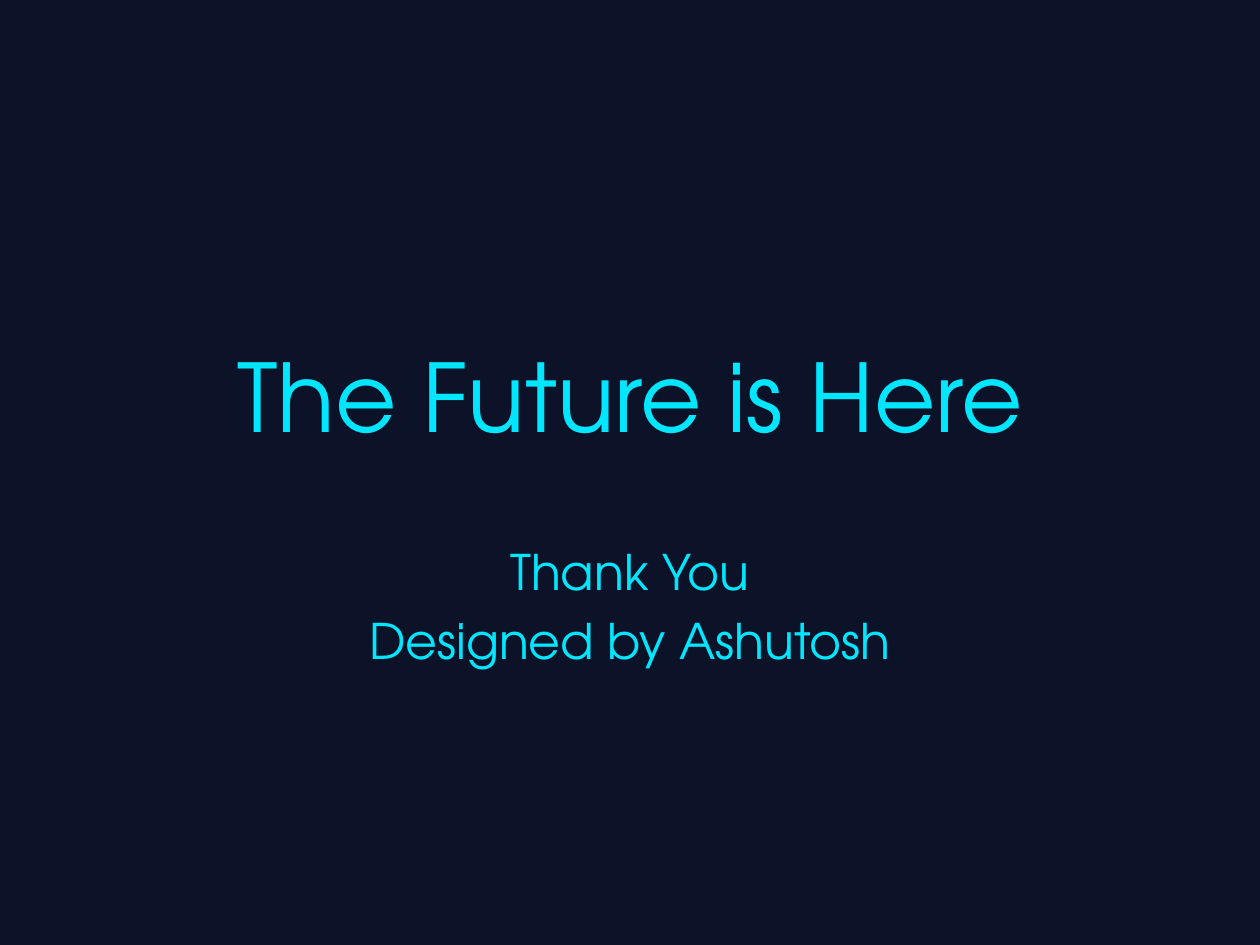
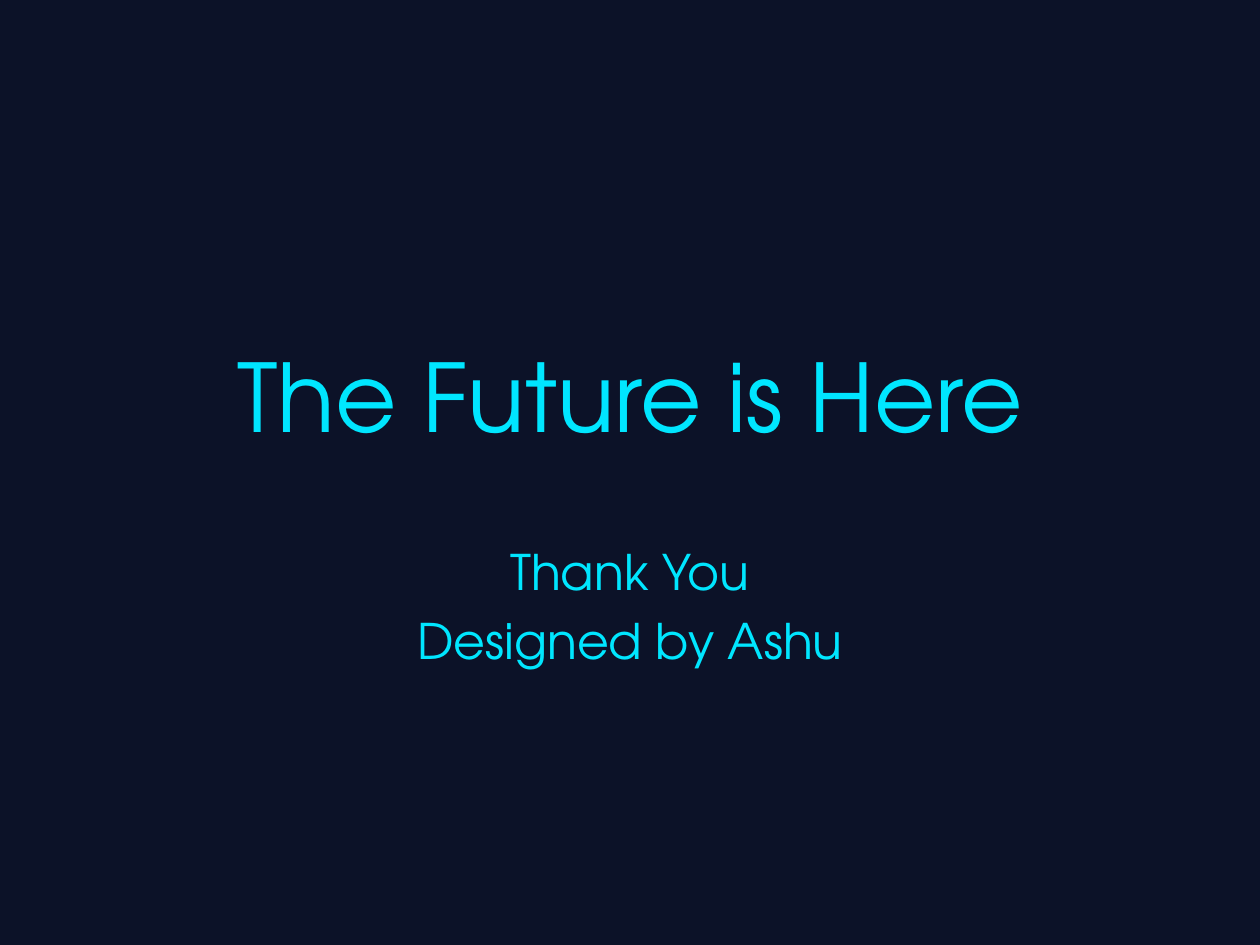
Before and after one commit to adoreashu/Brain-Tumor-Detection, a slide deck: slide 7 of Sci_Fi_Brain_Tumor_Presentation.pptx. Drawn at 1260x945 pixels with LibreOffice and Linux fonts; fonts in the diff are those of the drawing. Boxes give left, top, right and bottom in pixels: in the first picture for what was removed or moved away, otherwise in the second. Text is boxed around its words. In the diff, an @@ line names an element or a change of style, - is before the commit and + after.

```diff
--- a/Sci_Fi_Brain_Tumor_Presentation.pptx
+++ b/Sci_Fi_Brain_Tumor_Presentation.pptx
@@ subtitle at (417, 622, 843, 670): text changed @@
-Designed by Ashutosh
+Designed by Ashu
```
Also in this commit, not shown: 3 other slides changed, 6 other files.
